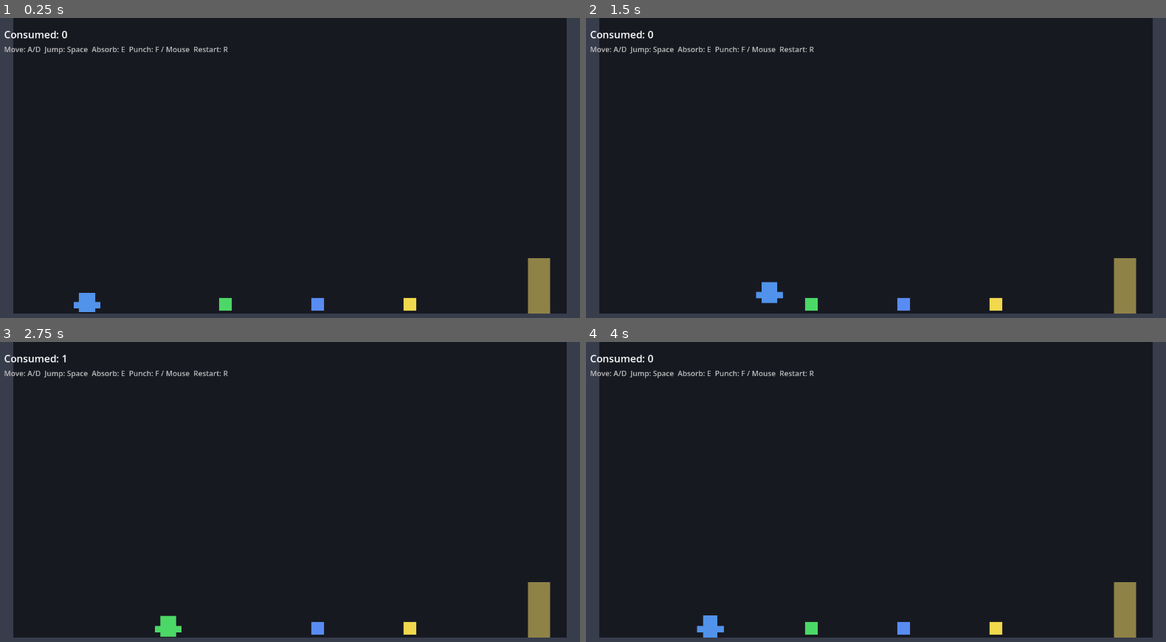
Above: before the commit, frames 1-4 (two rows, left to right).
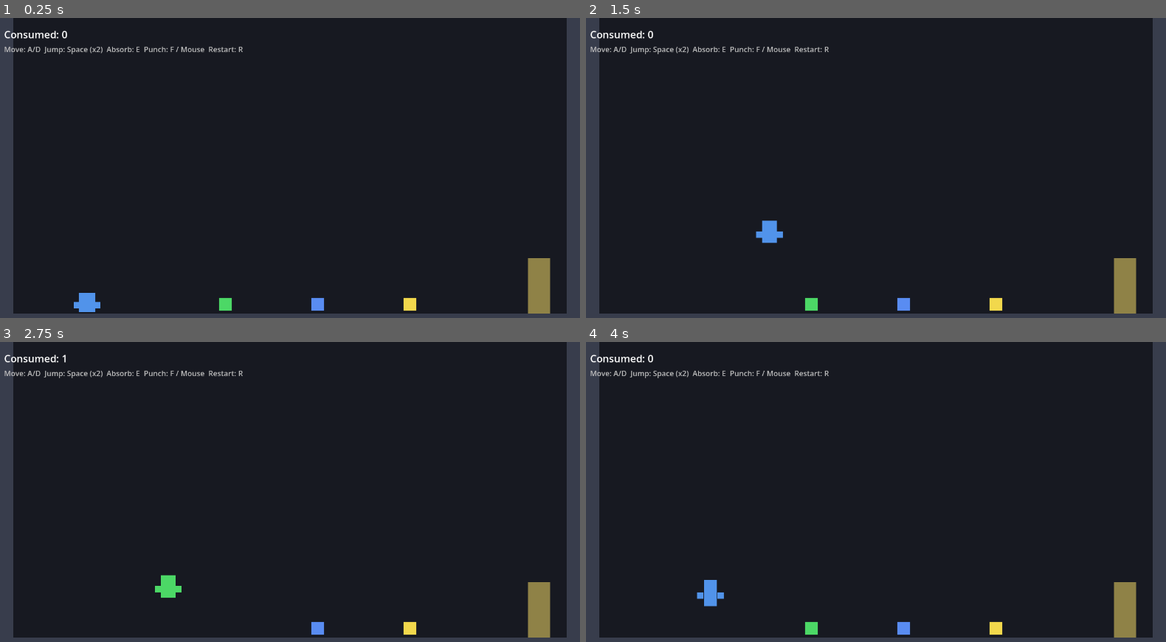
Above: after the commit, the same moments.

Repository: Crazyfer/geims
Game: Godot game, scene res://scenes/PrototypeScene.tscn
The game is run twice, just before and just after one commit, with the same random seed, the same clock (stepped at 60 frames per second) and the same inputs.
Inputs:
- Up to frame 1 (0.25 s): no input
- Up to frame 2 (1.5 s): tap Enter at 0.5 s; hold D (move_right) from 0.53 s (still down); tap F (throw_fists) at 0.6 s; tap Space (jump) at 0.77, 0.8, 1.07, 1.35 s
- Up to frame 3 (2.75 s): tap Space (jump) at 1.52, 1.82, 2.3 s; tap F (throw_fists) at 1.55 s; release D (move_right) at 2.03 s; hold A (move_left) from 2.03 s (still down); tap E (interact) at 2.1 s
- Up to frame 4 (4 s): release A (move_left) at 2.78 s; hold D (move_right) from 2.78 s (still down); tap F (throw_fists) at 2.85 s; tap Space (jump) at 3.02, 3.32, 3.77, 3.8 s; tap R at 3.6 s

The runs differ from the first frame. In frame 1, 0.3% of the frame differs, in the area x 15-42%, y 9-12%; in frame 2, 0.8%, in the area x 15-42%, y 9-96%; in frame 3, 0.8%; in frame 4, 0.8%.

Commit message:
feat: add double jump and punch combo system
- Player tracks _jumps_used (max 2); second jump uses 90% velocity and
  resets on landing
- Combo counter increments per successful punch within COMBO_WINDOW
  (0.8s); resets when timer expires
- Every third combo punch is a finisher: both fists extend to 280px
  instead of the default 180px
- Fist.launch() now returns bool and accepts a distance override; only
  successful launches count toward the combo so spamming F during return
  no longer inflates the counter
- HUD shows 'Combo xN' in the top-right once combo >= 2

Co-Authored-By: Claude Sonnet 4.6 <noreply@anthropic.com>

Diff:
--- a/scenes/PrototypeScene.tscn
+++ b/scenes/PrototypeScene.tscn
@@ -85,11 +85,23 @@
 [node name="HintLabel" type="Label" parent="HUD"]
 offset_left = 20.0
 offset_top = 56.0
-offset_right = 600.0
+offset_right = 760.0
 offset_bottom = 88.0
-text = "Move: A/D  Jump: Space  Absorb: E  Punch: F / Mouse  Restart: R"
+text = "Move: A/D  Jump: Space (x2)  Absorb: E  Punch: F / Mouse  Restart: R"
 theme_override_font_sizes/font_size = 16
 modulate = Color(0.75, 0.75, 0.75, 1)
+
+[node name="ComboLabel" type="Label" parent="HUD"]
+anchor_left = 1.0
+anchor_right = 1.0
+offset_left = -280.0
+offset_top = 20.0
+offset_right = -20.0
+offset_bottom = 70.0
+horizontal_alignment = 2
+text = ""
+theme_override_font_sizes/font_size = 28
+modulate = Color(1, 0.85, 0.35, 1)
 
 [node name="EndingPanel" type="ColorRect" parent="HUD"]
 visible = false
--- a/scripts/fist.gd
+++ b/scripts/fist.gd
@@ -16,6 +16,7 @@
 var _facing: float = 1.0
 var _extension: float = 0.0
 var _hold_timer: float = 0.0
+var _current_max_extension: float = 0.0
 
 
 func _ready() -> void:
@@ -23,11 +24,17 @@
 	area_entered.connect(_on_area_entered)
 
 
-func launch(facing: float) -> void:
+func is_ready() -> bool:
+	return _state == State.REST
+
+
+func launch(facing: float, distance: float = -1.0) -> bool:
 	if _state != State.REST:
-		return
+		return false
 	_facing = facing
+	_current_max_extension = distance if distance > 0.0 else extend_distance
 	_state = State.EXTENDING
+	return true
 
 
 func set_visual_color(c: Color) -> void:
@@ -37,8 +44,8 @@
 func _process(delta: float) -> void:
 	match _state:
 		State.EXTENDING:
-			_extension = minf(_extension + extend_speed * delta, extend_distance)
-			if _extension >= extend_distance:
+			_extension = minf(_extension + extend_speed * delta, _current_max_extension)
+			if _extension >= _current_max_extension:
 				_state = State.HOLD
 				_hold_timer = hold_time
 		State.HOLD:
--- a/scripts/player.gd
+++ b/scripts/player.gd
@@ -3,13 +3,29 @@
 const SPEED: float = 220.0
 const JUMP_VELOCITY: float = -450.0
 const GRAVITY: float = 1200.0
+const MAX_JUMPS: int = 2
+const DOUBLE_JUMP_FACTOR: float = 0.9
+const COMBO_WINDOW: float = 0.8
+const COMBO_FINISHER_DISTANCE: float = 280.0
+const COMBO_FINISHER_EVERY: int = 3
 
 enum State { IDLE, RUN, JUMP, FALL }
+
+signal combo_changed(count: int)
 
 @onready var _interaction_area: Area2D = $InteractionArea
 @onready var _visual: Polygon2D = $Visual
 @onready var _fists: Array[Node] = [$Fists/FistLeft, $Fists/FistRight]
 @onready var _fist_visuals: Array[Polygon2D] = [$Fists/FistLeft/Visual, $Fists/FistRight/Visual]
+
+var _state: State = State.IDLE
+var _facing: float = 1.0
+var _was_on_floor: bool = true
+var _absorb_lock: bool = false
+var _land_squash: float = 0.0
+var _jumps_used: int = 0
+var _combo_count: int = 0
+var _combo_timer: float = 0.0
 
 
 func _ready() -> void:
@@ -17,22 +33,14 @@
 		fist.hit_absorbable.connect(_on_fist_hit)
 
 
-func _on_fist_hit(_absorbable: Node, color: Color) -> void:
-	_tint_to(color)
-
-var _state: State = State.IDLE
-var _facing: float = 1.0
-var _was_on_floor: bool = true
-var _absorb_lock: bool = false
-var _land_squash: float = 0.0
-
-
 func _physics_process(delta: float) -> void:
 	if not is_on_floor():
 		velocity.y += GRAVITY * delta
 
-	if Input.is_action_just_pressed("jump") and is_on_floor():
-		velocity.y = JUMP_VELOCITY
+	if Input.is_action_just_pressed("jump") and _jumps_used < MAX_JUMPS:
+		var v: float = JUMP_VELOCITY if _jumps_used == 0 else JUMP_VELOCITY * DOUBLE_JUMP_FACTOR
+		velocity.y = v
+		_jumps_used += 1
 
 	var direction: float = Input.get_axis("move_left", "move_right")
 	velocity.x = direction * SPEED
@@ -45,6 +53,7 @@
 	var on_floor: bool = is_on_floor()
 	if on_floor and not _was_on_floor:
 		_land_squash = 1.0
+		_jumps_used = 0
 	_was_on_floor = on_floor
 
 	if not on_floor:
@@ -54,14 +63,37 @@
 	else:
 		_state = State.IDLE
 
+	if _combo_timer > 0.0:
+		_combo_timer -= delta
+		if _combo_timer <= 0.0 and _combo_count > 0:
+			_combo_count = 0
+			combo_changed.emit(_combo_count)
+
 	if Input.is_action_just_pressed("interact"):
 		_try_absorb()
 
 	if Input.is_action_just_pressed("throw_fists"):
-		for fist in _fists:
-			fist.launch(_facing)
+		_try_throw_punch()
 
 	_update_visual(delta)
+
+
+func _try_throw_punch() -> void:
+	var prospective_combo: int = _combo_count + 1
+	var is_finisher: bool = prospective_combo % COMBO_FINISHER_EVERY == 0
+	var distance: float = COMBO_FINISHER_DISTANCE if is_finisher else -1.0
+
+	var launched: bool = false
+	for fist in _fists:
+		if fist.launch(_facing, distance):
+			launched = true
+
+	if not launched:
+		return
+
+	_combo_count = prospective_combo
+	_combo_timer = COMBO_WINDOW
+	combo_changed.emit(_combo_count)
 
 
 func _try_absorb() -> void:
@@ -75,6 +107,10 @@
 	_play_absorb_animation()
 	target.absorb()
 	_tint_to(absorbed_color)
+
+
+func _on_fist_hit(_absorbable: Node, color: Color) -> void:
+	_tint_to(color)
 
 
 func _tint_to(color: Color) -> void:
--- a/scripts/prototype_scene.gd
+++ b/scripts/prototype_scene.gd
@@ -1,9 +1,11 @@
 extends Node2D
 
 @onready var _consumed_label: Label = $HUD/ConsumedLabel
+@onready var _combo_label: Label = $HUD/ComboLabel
 @onready var _ending_panel: ColorRect = $HUD/EndingPanel
 @onready var _ending_label: Label = $HUD/EndingPanel/EndingLabel
 @onready var _goal: Area2D = $Goal
+@onready var _player: Node = $Player
 
 var _ended: bool = false
 
@@ -12,8 +14,17 @@
 	GameState.reset()
 	GameState.consumed_changed.connect(_on_consumed_changed)
 	_goal.goal_reached.connect(_on_goal_reached)
+	_player.combo_changed.connect(_on_combo_changed)
 	_ending_panel.visible = false
 	_consumed_label.text = "Consumed: 0"
+	_combo_label.text = ""
+
+
+func _on_combo_changed(count: int) -> void:
+	if count >= 2:
+		_combo_label.text = "Combo x%d" % count
+	else:
+		_combo_label.text = ""
 
 
 func _on_consumed_changed(count: int) -> void:
